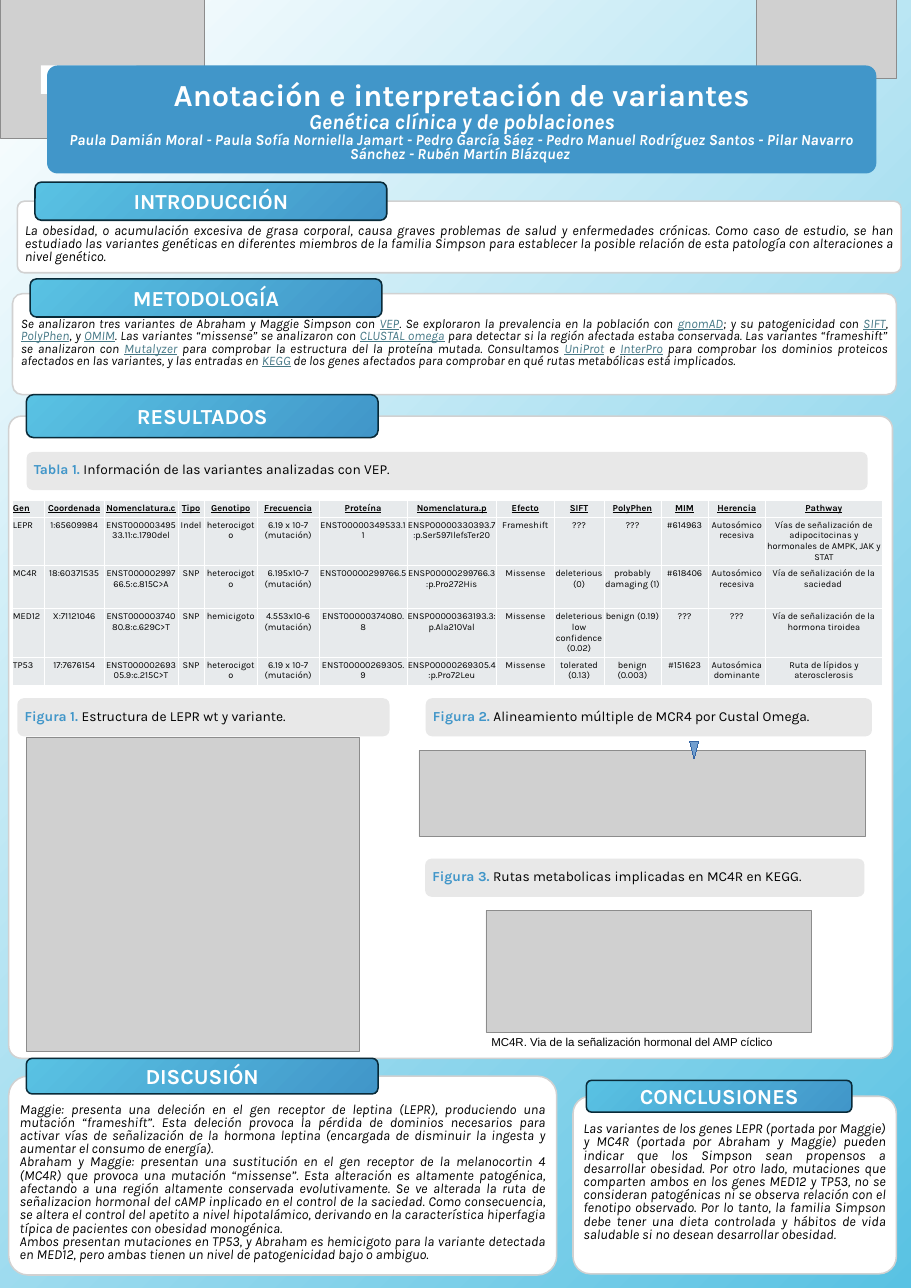
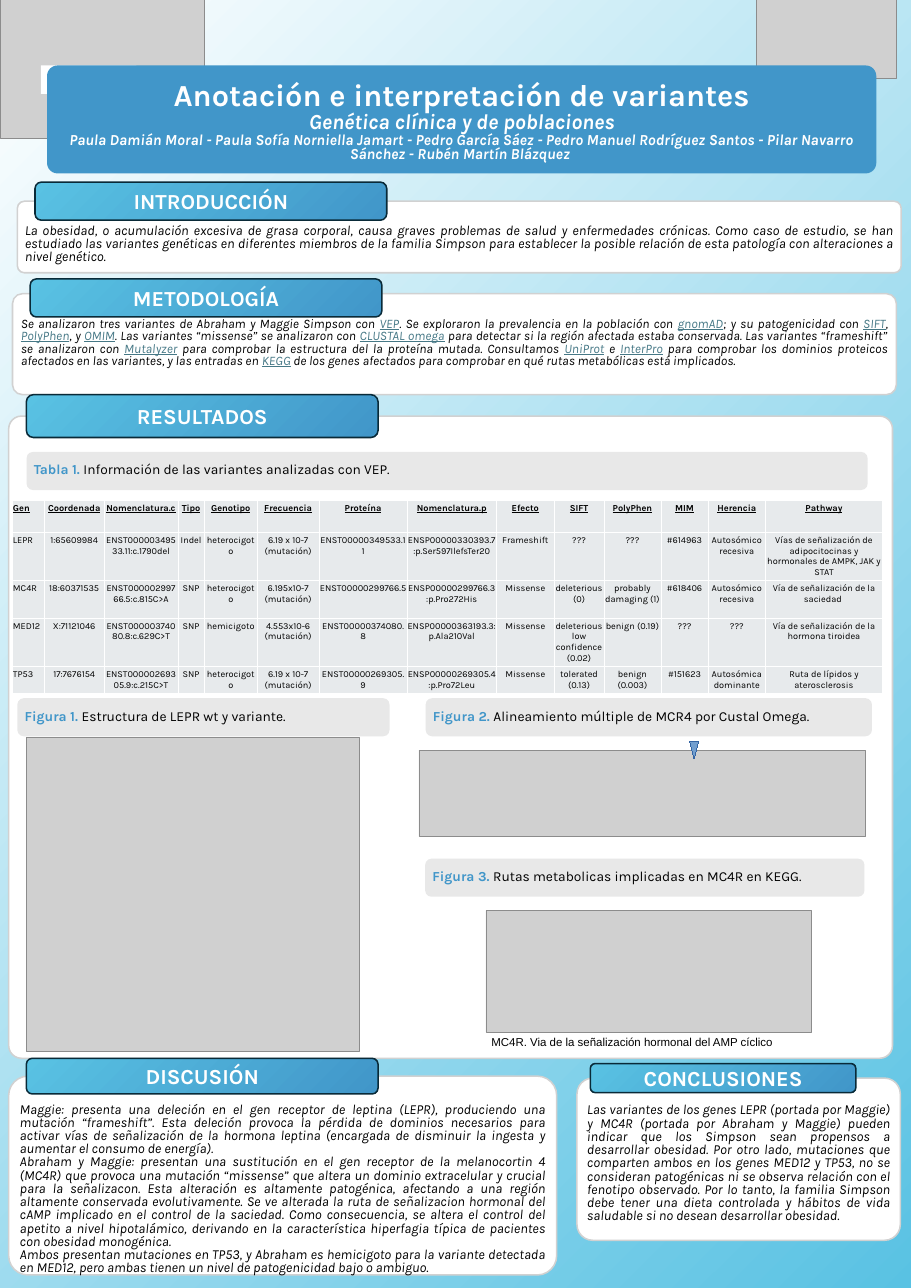
Before and after one commit to Pedro-MRS/IPC-2025, a slide deck: slide 1 of Genetica Grupal/Poster_bioinfo_grupo12_v4.pptx. Drawn at 911x1288 pixels with LibreOffice and Linux fonts; fonts in the diff are those of the drawing; grey boxes stand for pictures. Boxes give left, top, right and bottom in pixels: in the first picture for what was removed or moved away, otherwise in the second. Text is boxed around its words. In the diff, an @@ line names an element or a change of style, - is before the commit and + after.

```diff
--- a/Genetica Grupal/Poster_bioinfo_grupo12_v4.pptx
+++ b/Genetica Grupal/Poster_bioinfo_grupo12_v4.pptx
@@ table: place and size @@
-table at (13,501,883,684)
+table at (13,501,883,694)
@@ rounded rectangle "Las variantes de los genes ...": place and size @@
-rounded rectangle "Las variantes de los genes ..." at (573,1097,897,1274)
+rounded rectangle "Las variantes de los genes ..." at (577,1079,901,1241)
@@ rounded rectangle "CONCLUSIONES": place and size @@
-rounded rectangle "CONCLUSIONES" at (586,1081,852,1113)
+rounded rectangle "CONCLUSIONES" at (590,1064,856,1093)
@@ text in rounded rectangle at (20,1154,546,1250): text changed @@
-Abraham y Maggie: presentan una sustitución en el gen receptor de la melanocortin 4 (MC4R) que provoca una mutación “missense”. Esta alteración es altamente patogénica, afectando a una región altamente conservada evolutivamente. Se ve alterada la ruta de señalizacion hormonal del cAMP inplicado en el control de la saciedad. Como consecuencia, se altera el control del apetito a nivel hipotalámico, derivando en la característica hiperfagia típica de pacientes con obesidad monogénica.
+Abraham y Maggie: presentan una sustitución en el gen receptor de la melanocortin 4 (MC4R) que provoca una mutación “missense” que altera un dominio extracelular y crucial para la señalizacon. Esta alteración es altamente patogénica, afectando a una región altamente conservada evolutivamente. Se ve alterada la ruta de señalizacion hormonal del cAMP implicado en el control de la saciedad. Como consecuencia, se altera el control del apetito a nivel hipotalámico, derivando en la característica hiperfagia típica de pacientes con obesidad monogénica.
```
